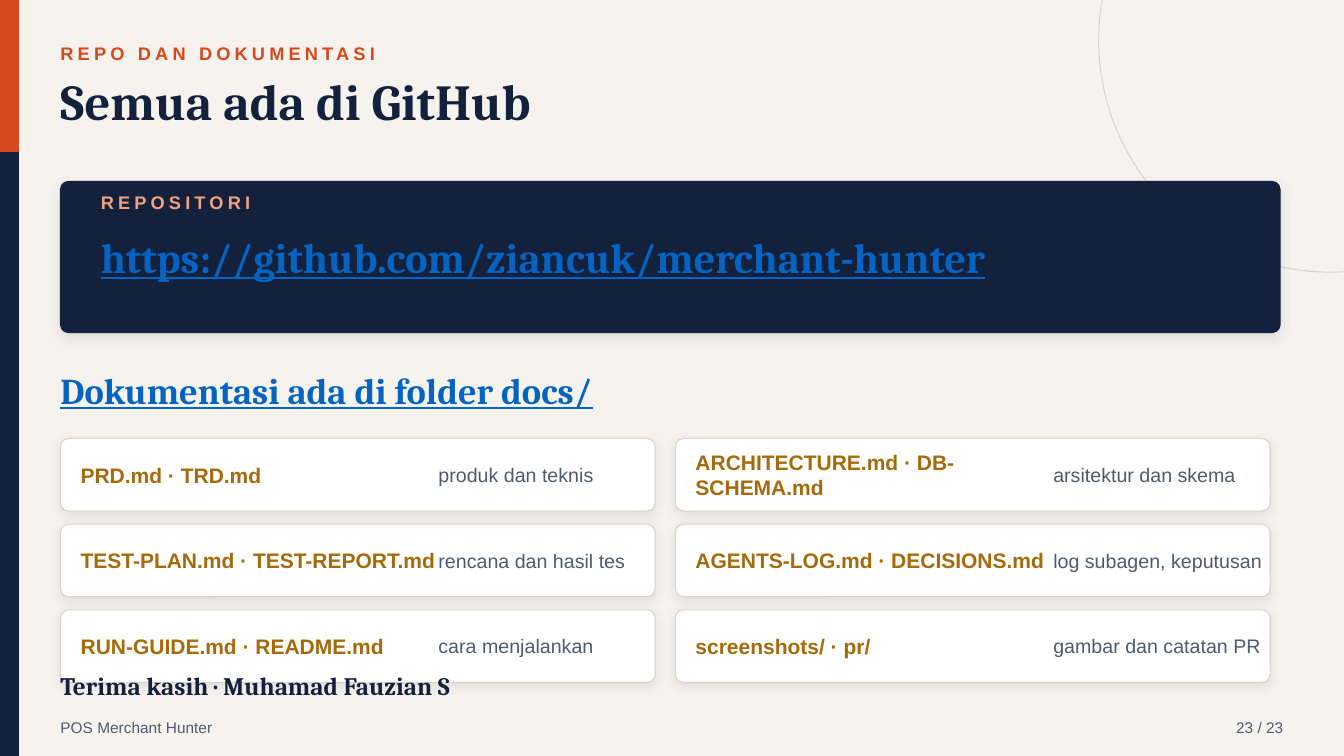
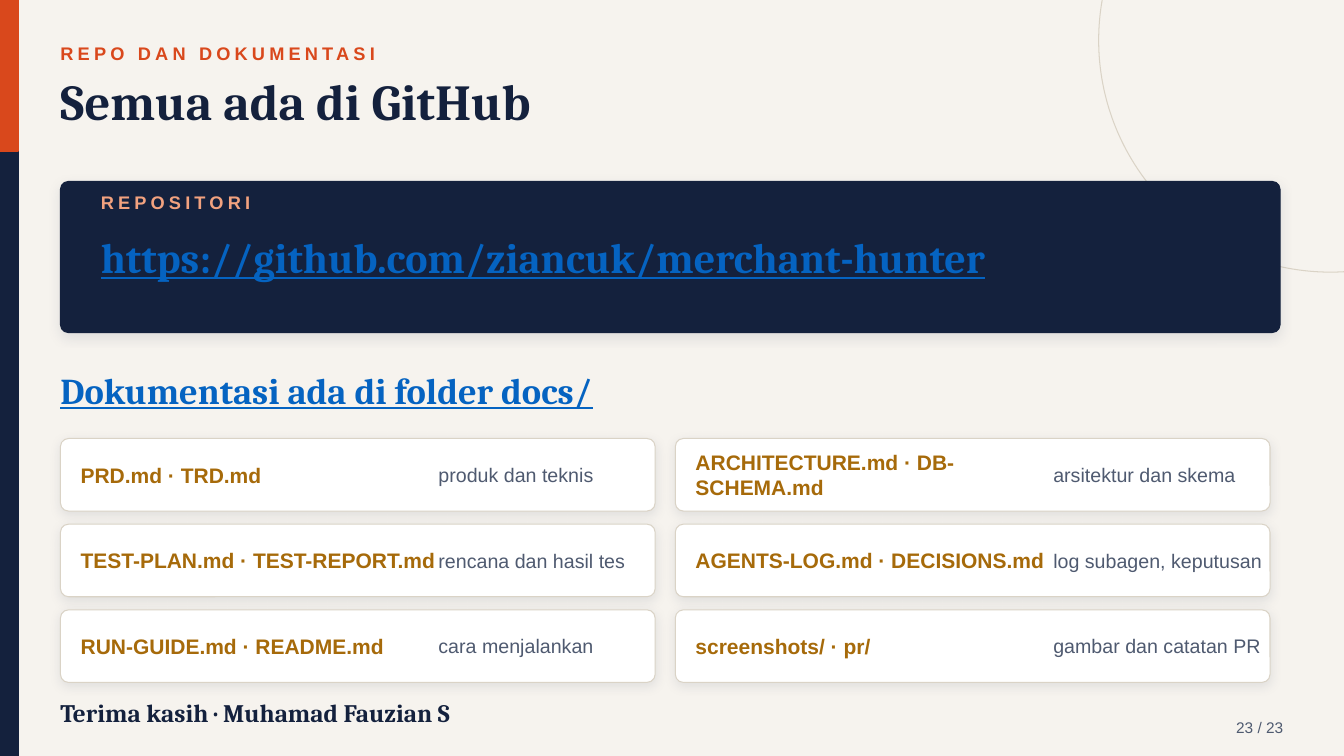
Before and after one commit to ziancuk/merchant-hunter, a slide deck: slide 22 of POS-Merchant-Hunter_Presentasi-Manajemen.pptx (slide 23 before the commit). Drawn at 1344x756 pixels with LibreOffice and Linux fonts; fonts in the diff are those of the drawing. Boxes give left, top, right and bottom in pixels: in the first picture for what was removed or moved away, otherwise in the second. Text is boxed around its words. In the diff, an @@ line names an element or a change of style, - is before the commit and + after.

```diff
--- a/POS-Merchant-Hunter_Presentasi-Manajemen.pptx
+++ b/POS-Merchant-Hunter_Presentasi-Manajemen.pptx
@@ text "Terima kasih · Muhamad Fauzian ...": place and size @@
-text "Terima kasih · Muhamad Fauzian ..." at (60,677,450,696)
+text "Terima kasih · Muhamad Fauzian ..." at (60,704,450,723)
@@ text removed at (60,722,212,733) @@
-POS Merchant Hunter
```
Also in this commit, not shown: 2 other slides changed, 1 slide removed.
